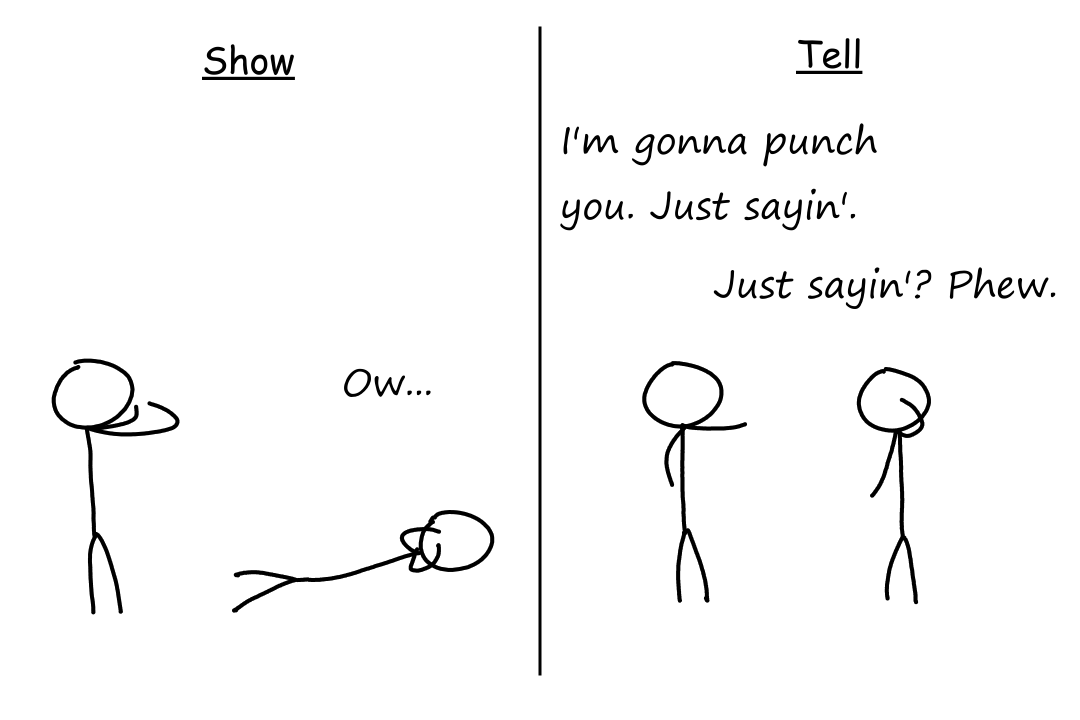
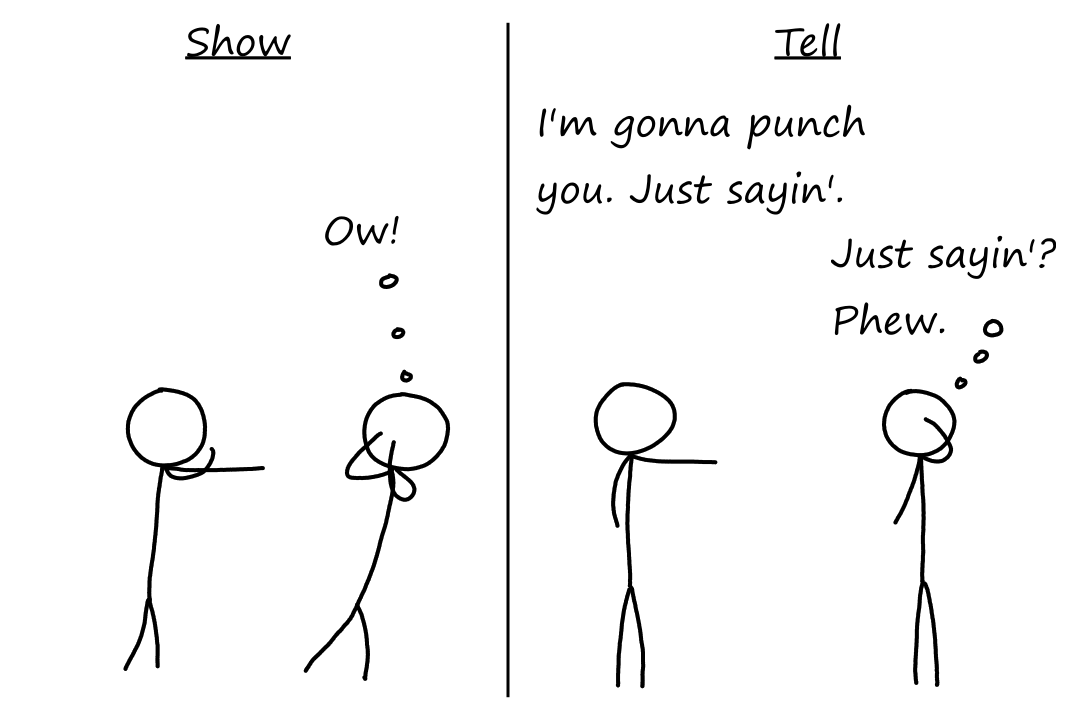
Layered file, before and after one edit (1080 x 720). Changes by layer:
renamed "Person 2_B" to "Paint Layer 1", painted on it over (51, 228, 1039, 698)
removed layer "Person 1_B" over (593, 361, 748, 624)
removed layer "Person 2_A" over (232, 484, 495, 676)
removed layer "Person 1_A" over (51, 358, 182, 622)
